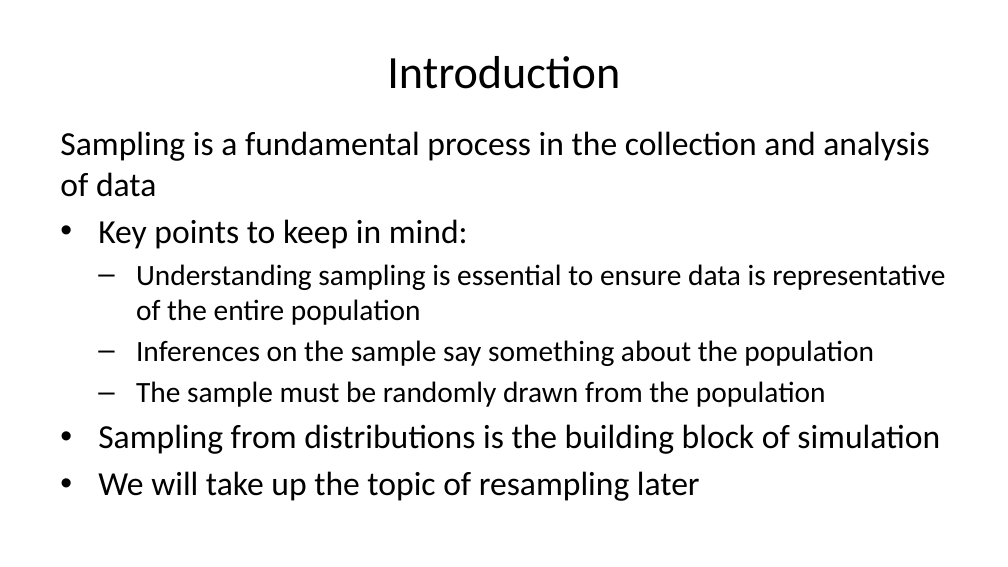
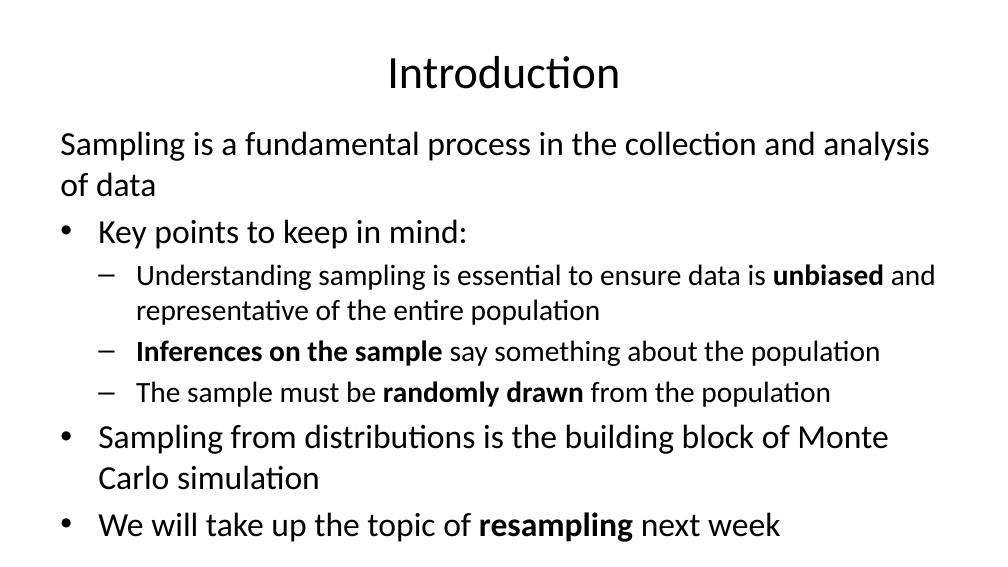
Before and after one commit to StephenElston/CSCI-E-83, a slide deck: slide 10 of LectureSlides/04_SamplingAndSimulation.pptx. Drawn at 1008x567 pixels with LibreOffice and Linux fonts; fonts in the diff are those of the drawing. Boxes give left, top, right and bottom in pixels: in the first picture for what was removed or moved away, otherwise in the second. Text is boxed around its words. In the diff, an @@ line names an element or a change of style, - is before the commit and + after.

Commit message:
Numerous improvements and typo corrections to slides

```diff
--- a/LectureSlides/04_SamplingAndSimulation.pptx
+++ b/LectureSlides/04_SamplingAndSimulation.pptx
@@ text at box(136, 264, 936, 325): text changed @@
-  – Understanding sampling is essential to ensure data is representative of the entire population
+  – Understanding sampling is essential to ensure data is unbiased and representative of the entire population
@@ text at box(136, 340, 881, 407): bold on in "Inferences on the sample", "randomly drawn" @@
@@ text at box(98, 424, 888, 542): text changed @@
-• Sampling from distributions is the building block of simulation
-• We will take up the topic of resampling later
+• Sampling from distributions is the building block of Monte Carlo simulation
+• We will take up the topic of resampling next week
```
Also in this commit, not shown: 27 other slides changed.
